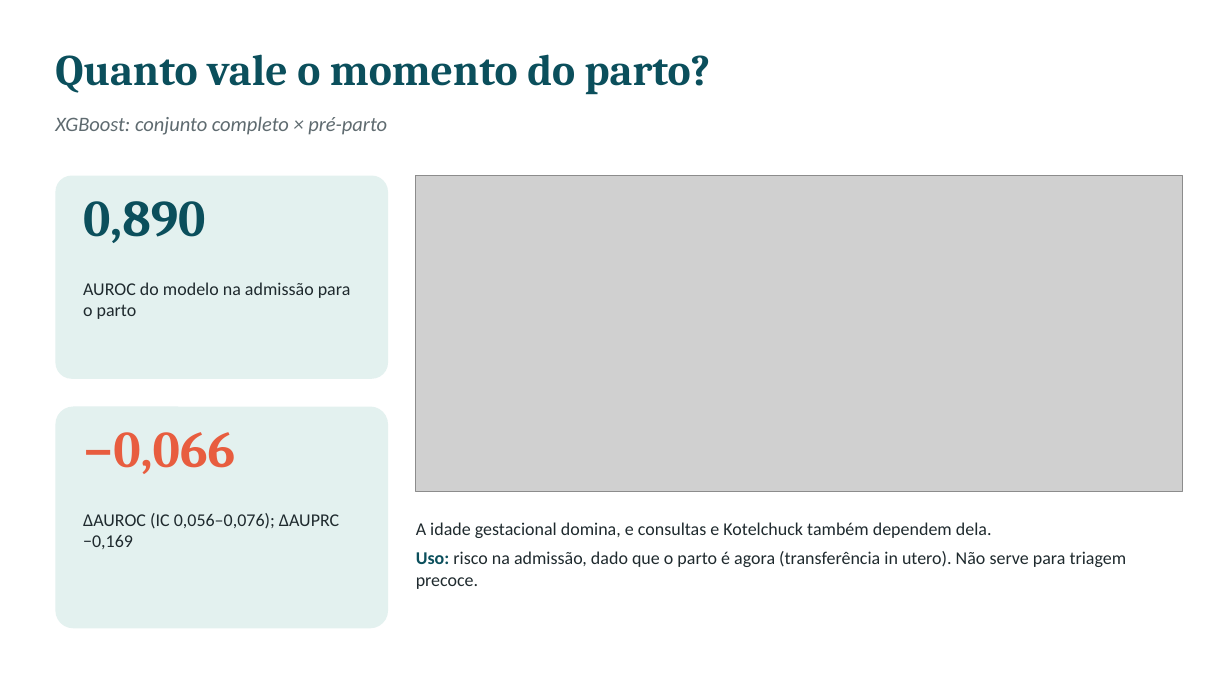
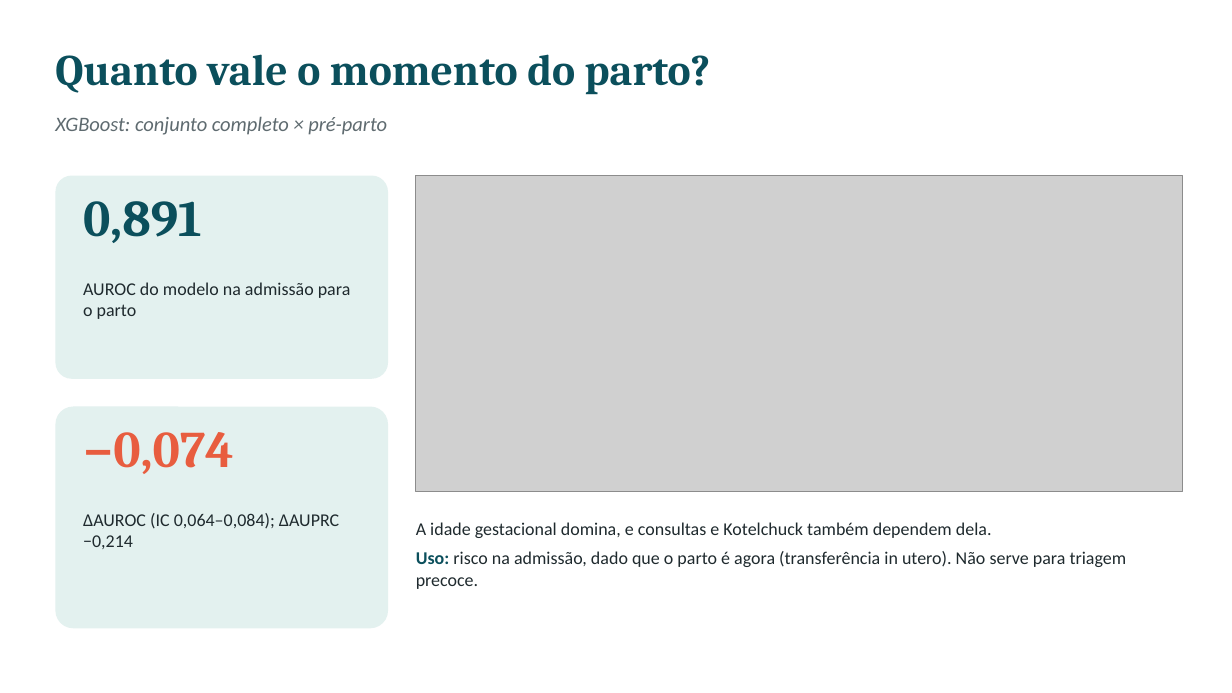
Before and after one commit to CledsonSilvaAraujo/mortalidade-neonatal-rj, a slide deck: slide 10 of slides/apresentacao.pptx. Drawn at 1232x693 pixels with LibreOffice and Linux fonts; fonts in the diff are those of the drawing; grey boxes stand for pictures. Boxes give left, top, right and bottom in pixels: in the first picture for what was removed or moved away, otherwise in the second. Text is boxed around its words. In the diff, an @@ line names an element or a change of style, - is before the commit and + after.

```diff
--- a/slides/apresentacao.pptx
+++ b/slides/apresentacao.pptx
@@ text at bbox=[83, 201, 202, 243]: text changed @@
-0,890
+0,891
@@ text at bbox=[83, 432, 234, 474]: text changed @@
-−0,066
+−0,074
@@ text at bbox=[83, 513, 339, 549]: text changed @@
-ΔAUROC (IC 0,056–0,076); ΔAUPRC −0,169
+ΔAUROC (IC 0,064–0,084); ΔAUPRC −0,214
```
Also in this commit, not shown: 13 other slides changed, 49 other files.
